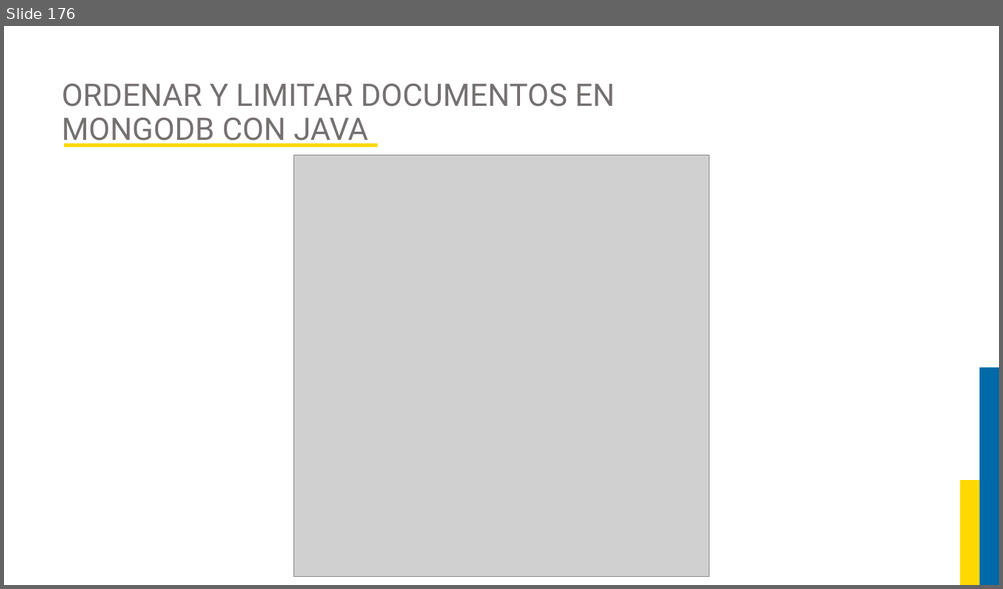
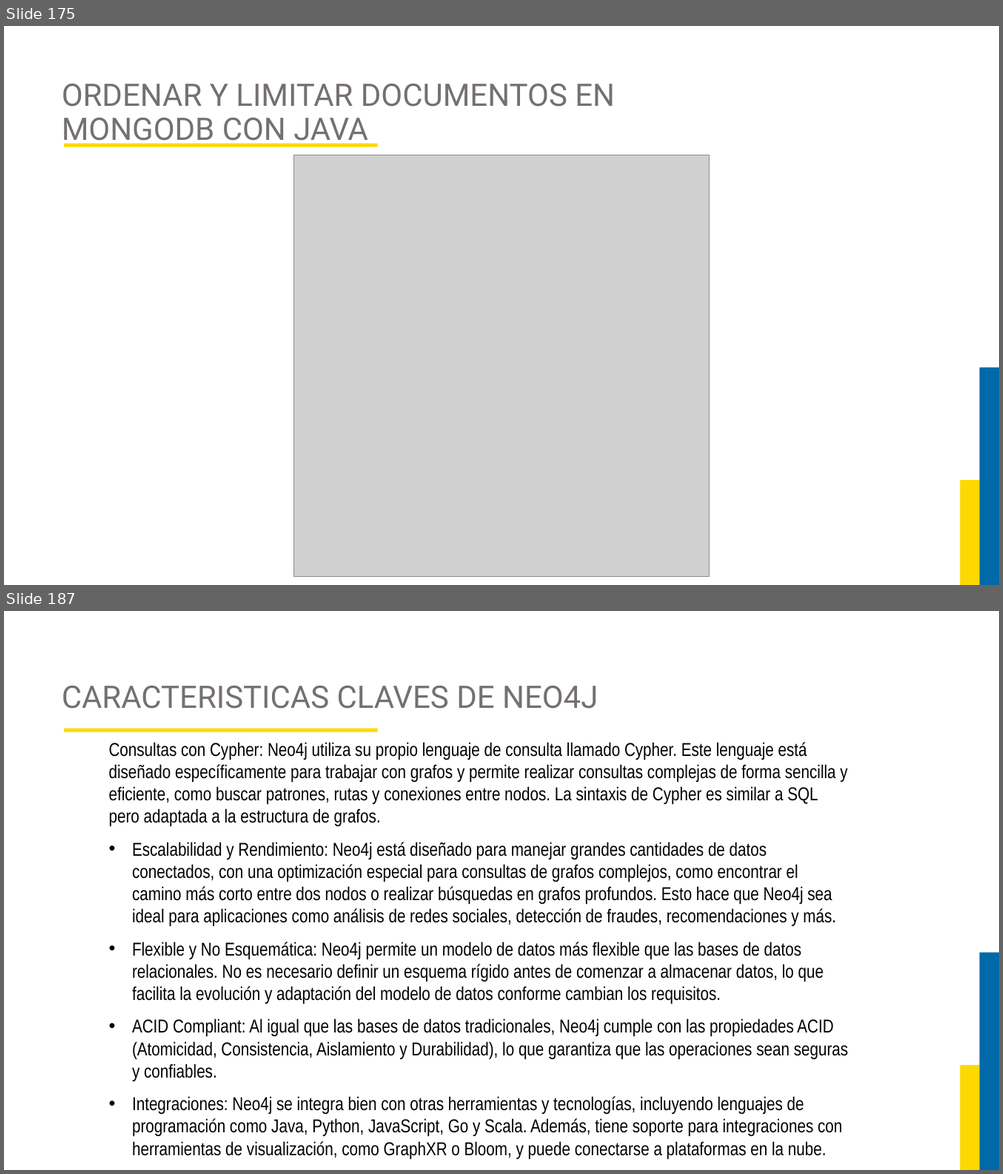
Before and after one commit to JorgeAlejandroAguirreGutierrez/proyecto-luis, a slide deck: Curso Base de Datos 2/DIAPOSITIVAS BASES DE DATOS 2.pptx. Shown one above the other, each under a label of ours: slide 176 before the commit, slides 175 and 187 after it; the slides between them are not shown. The pictures are 1003x589 and 1003x1174 pixels, drawn with LibreOffice and Linux fonts; fonts in the diff are those of the drawing; grey boxes stand for pictures; background and template pictures are left out. Boxes give left, top, right and bottom in pixels: in the first picture for what was removed or moved away, otherwise in the second. Text is boxed around its words. In the diff, an @@ line names an element or a change of style, - is before the commit and + after.

```diff
--- a/Curso Base de Datos 2/DIAPOSITIVAS BASES DE DATOS 2.pptx
+++ b/Curso Base de Datos 2/DIAPOSITIVAS BASES DE DATOS 2.pptx
@@ slide 187 added at [4, 611, 999, 1170], background #FFFFFF; not listed: 2 template elements that a slide beside it also shows @@
@@ title added at [62, 686, 597, 709], 30 pt, text #757070 @@
+CARACTERISTICAS CLAVES DE NEO4J
@@ rectangle added at [64, 728, 377, 732], fill #FDD901 @@
@@ text added at [109, 742, 848, 1160], 18 pt, text #000000 @@
+Consultas con Cypher: Neo4j utiliza su propio lenguaje de consulta llamado Cypher. Este lenguaje está diseñado específicamente para trabajar con grafos y permite realizar consultas complejas de forma sencilla y eficiente, como buscar patrones, rutas y conexiones entre nodos. La sintaxis de Cypher es similar a SQL pero adaptada a la estructura de grafos.
+• Escalabilidad y Rendimiento: Neo4j está diseñado para manejar grandes cantidades de datos conectados, con una optimización especial para consultas de grafos complejos, como encontrar el camino más corto entre dos nodos o realizar búsquedas en grafos profundos. Esto hace que Neo4j sea ideal para aplicaciones como análisis de redes sociales, detección de fraudes, recomendaciones y más.
+• Flexible y No Esquemática: Neo4j permite un modelo de datos más flexible que las bases de datos relacionales. No es necesario definir un esquema rígido antes de comenzar a almacenar datos, lo que facilita la evolución y adaptación del modelo de datos conforme cambian los requisitos.
+• ACID Compliant: Al igual que las bases de datos tradicionales, Neo4j cumple con las propiedades ACID (Atomicidad, Consistencia, Aislamiento y Durabilidad), lo que garantiza que las operaciones sean seguras y confiables.
+• Integraciones: Neo4j se integra bien con otras herramientas y tecnologías, incluyendo lenguajes de programación como Java, Python, JavaScript, Go y Scala. Además, tiene soporte para integraciones con herramientas de visualización, como GraphXR o Bloom, y puede conectarse a plataformas en la nube.
@@ what was slide 176 is now slide 175 @@
```
Also in this commit, not shown: 2 slides changed, 26 other slides added, 1 slide removed, 14 other files.
